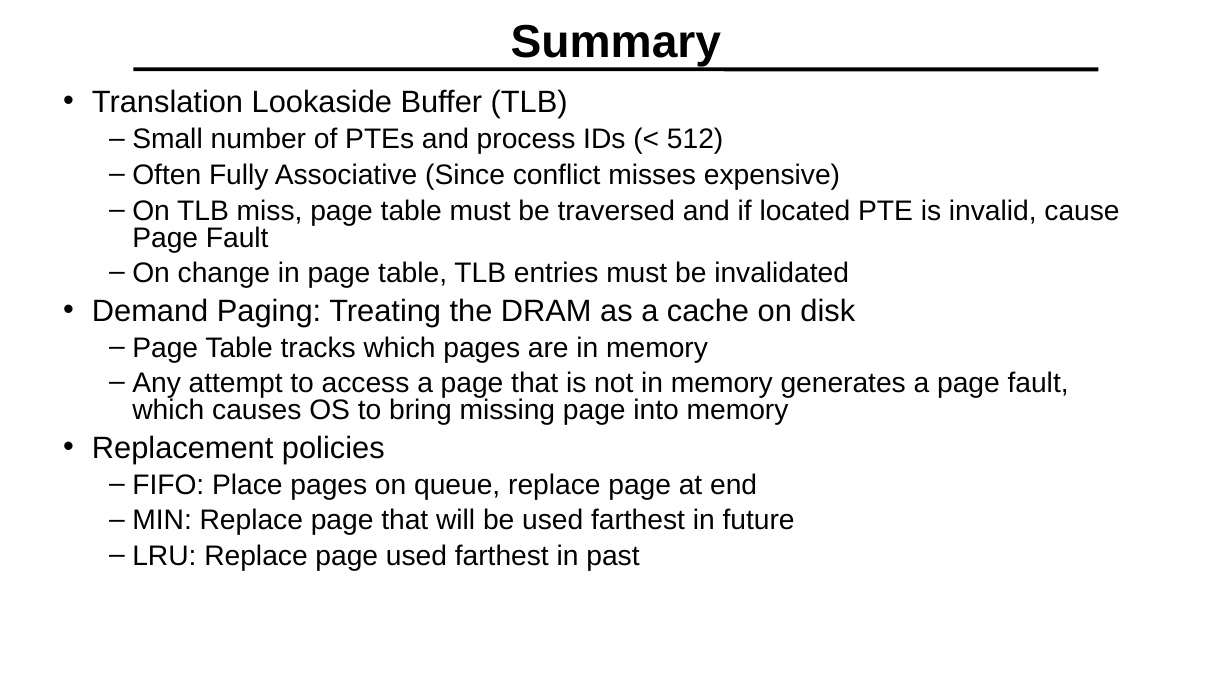
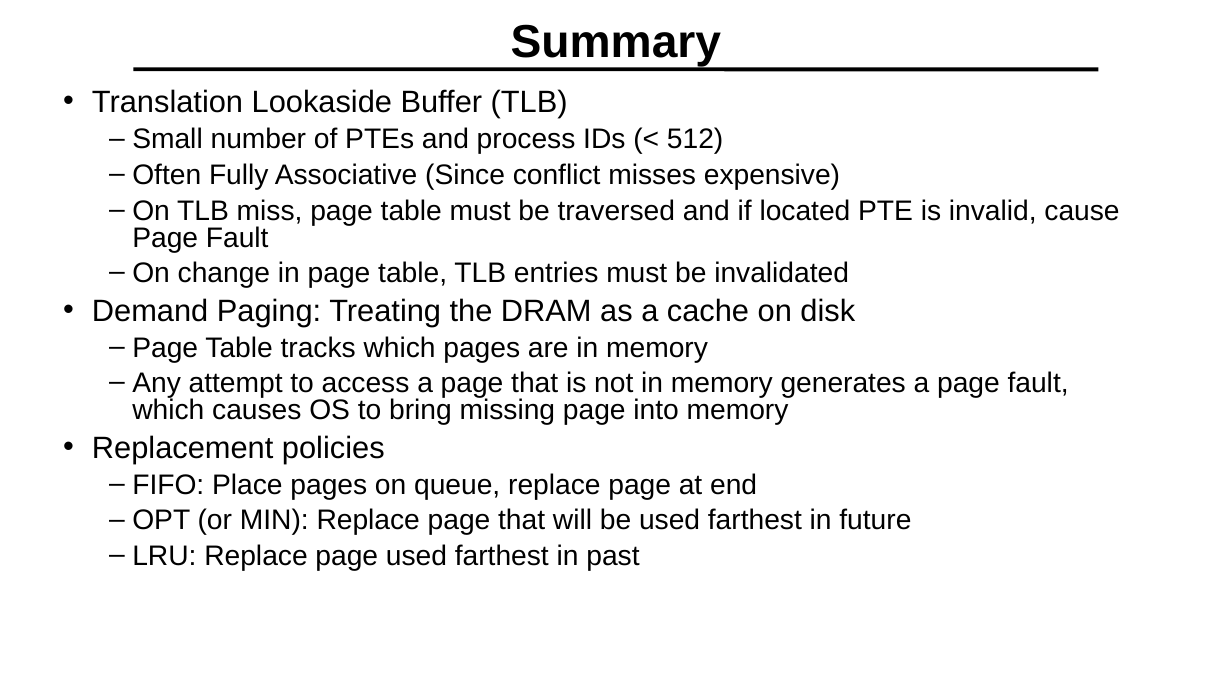
Before and after one commit to guhofstra/CSC256Fa25, a slide deck: slide 44 of PPTs/L8-Memory System II Paging.pptx. Drawn at 1232x693 pixels with LibreOffice and Linux fonts; fonts in the diff are those of the drawing. Boxes give left, top, right and bottom in pixels: in the first picture for what was removed or moved away, otherwise in the second. Text is boxed around its words. In the diff, an @@ line names an element or a change of style, - is before the commit and + after.

```diff
--- a/PPTs/L8-Memory System II Paging.pptx
+++ b/PPTs/L8-Memory System II Paging.pptx
@@ text at (x1=132, y1=508, x2=911, y2=535): text changed @@
-  – MIN: Replace page that will be used farthest in future
+  – OPT (or MIN): Replace page that will be used farthest in future
```
Also in this commit, not shown: 12 other files.
